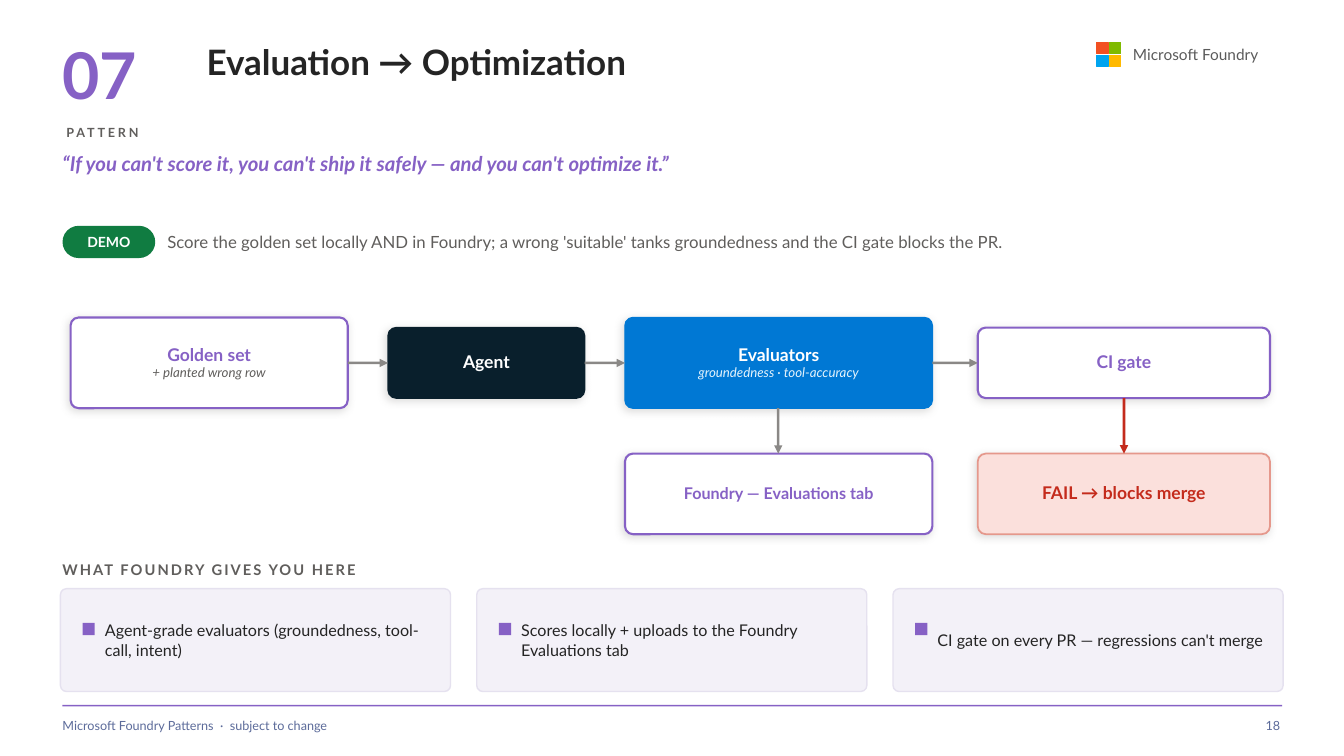
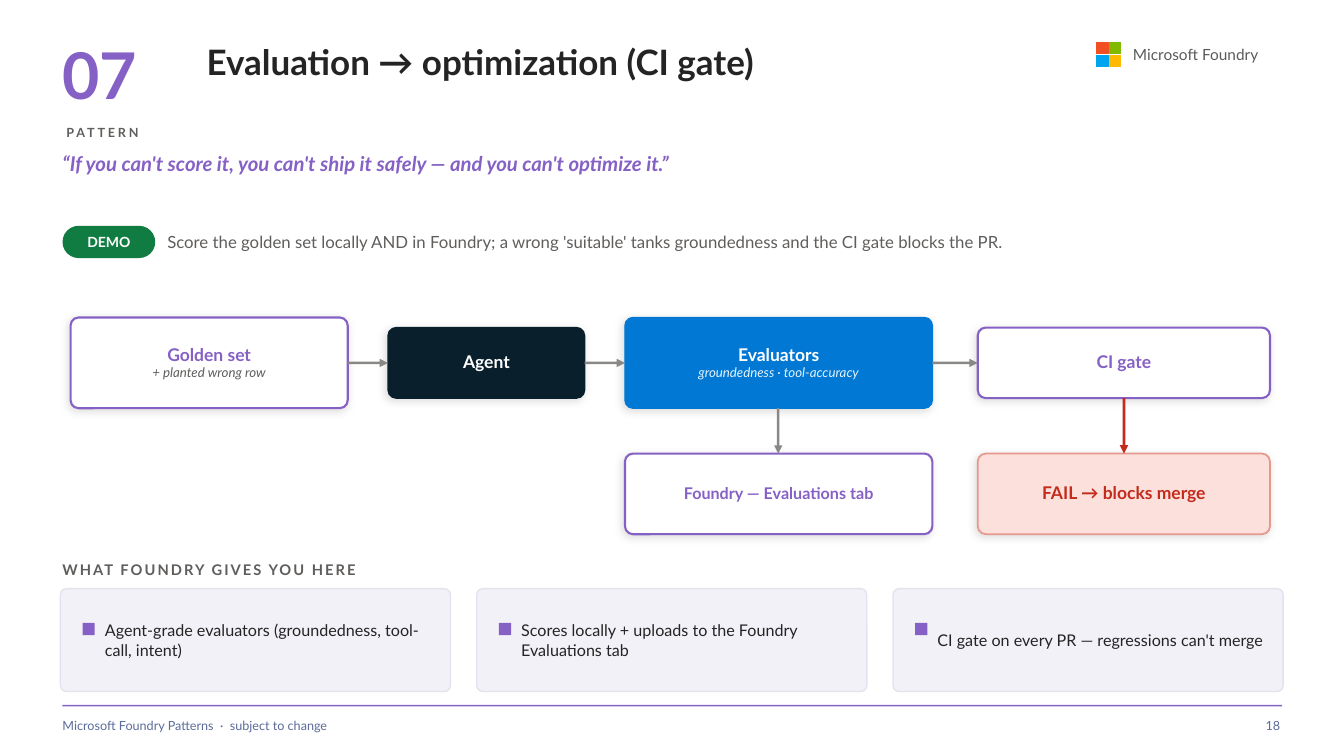
Before and after one commit to SridharArrabelly/foundry-pattern-library, a slide deck: slide 18 of foundry-patterns.pptx. Drawn at 1344x756 pixels with LibreOffice and Linux fonts; fonts in the diff are those of the drawing. Boxes give left, top, right and bottom in pixels: in the first picture for what was removed or moved away, otherwise in the second. Text is boxed around its words. In the diff, an @@ line names an element or a change of style, - is before the commit and + after.

```diff
--- a/foundry-patterns.pptx
+++ b/foundry-patterns.pptx
@@ text at (x1=207, y1=47, x2=753, y2=82): text changed @@
-Evaluation → Optimization
+Evaluation → optimization (CI gate)
```
Also in this commit, not shown: 12 other slides changed, 1 slide removed, 18 other files.
